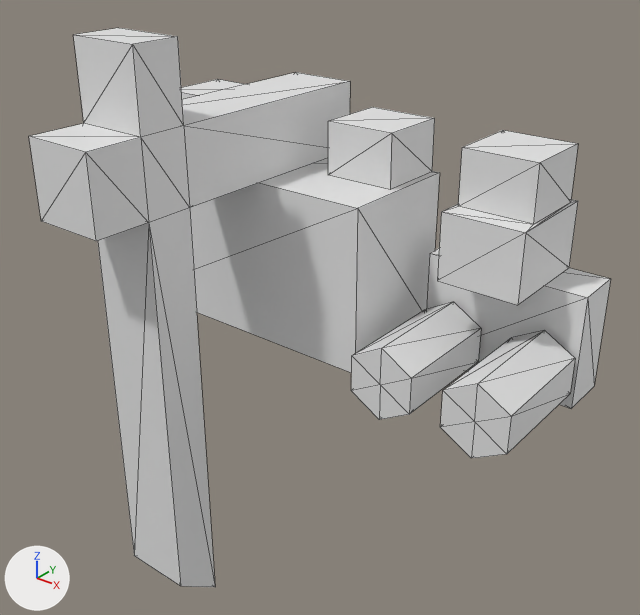
Two versions of the glTF model app/public/models/TruckStation.glb, one commit apart.
One viewpoint serves both versions: a camera (50 mm lens) standing at (1616.0, -2082.0, 1717.0) and looking at (315.0, -455.0, 709.0). The lights are fixed; the arrows at lower left show +X, +Y and +Z. Mesh edges are drawn as thin lines. Vertices at the same position are counted once.

The first picture shows 'TruckStation'.
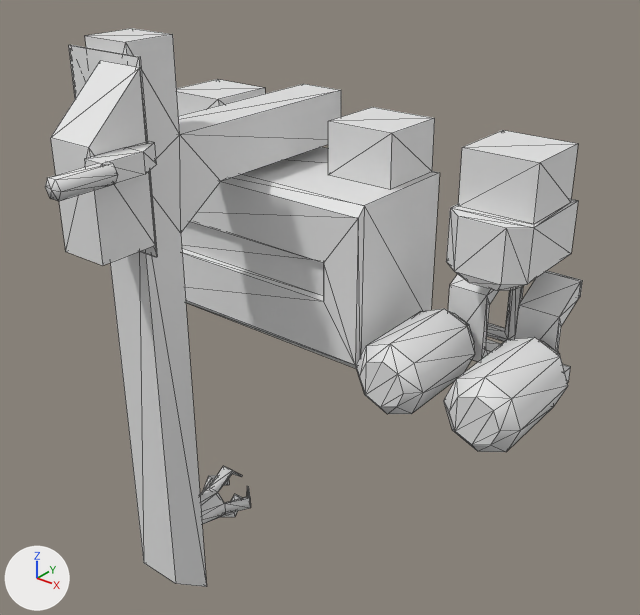
Commit message: Add new model for truck station

Patch to the scene script:
```diff
--- a/app/public/models/TruckStation.glb.py
+++ b/app/public/models/TruckStation.glb.py
@@ me_cube_021 @@
 # used by ob_truckstation; location = (0.0, 0.0, 0.0)
-me_cube_021.from_pydata(...)  # 100 vertices, 164 faces; spans x -430.0..920.0, y -970.0..-50.0, z -200.0..1400.0
+me_cube_021.from_pydata(...)  # 353 vertices, 622 faces; spans x -430.0..928.0, y -1108.0..-50.0, z -211.0..1400.0
+# me_cube_021 part 1: a new loose piece, a box spanning x -127.1..111.9, y -816.6..-812.3, z 915.1..1374.4
+# me_cube_021 part 2: the loose piece of 24 vertices spanning x -100.0..100.0, y -970.0..-50.0, z -200.0..1400.0 is rebuilt with 20 vertices and now spans x -69.0..69.0, y -812.0..-50.0, z -211.0..1400.0
+# me_cube_021 part 3: the loose piece of 14 vertices spanning x 483.0..657.0, y -540.0..-210.0, z 510.0..710.0 is rebuilt with 32 vertices and now spans x 472.0..672.0, y -539.0..-207.0, z 510.0..710.0
+# me_cube_021 part 4: the loose piece of 14 vertices spanning x 743.0..917.0, y -540.0..-210.0, z 510.0..710.0 is rebuilt with 32 vertices and now spans x 728.0..928.0, y -539.0..-207.0, z 510.0..710.0
+# me_cube_021 part 5: the loose piece of 8 vertices spanning x 480.0..920.0, y -196.0..-56.0, z 510.0..820.0 is rebuilt with 62 vertices and now spans x 554.0..846.0, y -207.0..-99.0, z 594.0..824.0
+# me_cube_021 part 6: a new loose piece of 56 vertices spanning x -89.0..89.0, y -696.0..-472.0, z -89.0..89.0
+# me_cube_021 part 7: a new loose piece of 24 vertices spanning x 745.0..855.0, y -192.0..-70.0, z 507.0..803.0
+# me_cube_021 part 8: a new loose piece of 24 vertices spanning x 545.0..655.0, y -192.0..-70.0, z 507.0..803.0
+# me_cube_021 part 9: a new loose piece of 13 vertices spanning x 138.0..188.0, y -1108.0..-963.0, z 1145.0..1188.0
+# me_cube_021 part 10
+# 9 vertices are removed from x -430.0..810.0, y -440.0..-56.0, z 540.0..1000.0
+# 26 faces are deleted
+# 1 vertex moves from x 590.0, y -336.0, z 820.0 to x 590.0, y -56.0, z 859.0
+# 45 vertices are added at x -430.0..810.0, y -984.0..-56.0, z 540.0..1352.0
+# 6 new vertices lie (0.0, 0.0, 50.0) away from vertices in x 112.0..168.0, y -984.0..-806.0, z 1141.0
+# 100 new faces join them
+# me_cube_021 part 11: the surface is now shaded smooth
```

Pixel boxes (x1, y1, x2, y2) of what changed, in the pictures (640 x 615 px):
'TruckStation', reshaped (8% narrower)
    before: (29, 28, 611, 587)
    after: (45, 28, 583, 587)
part 1 of me_cube_021, added
    after: (69, 45, 157, 257)
part 2 of me_cube_021, rebuilt (20% narrower)
    before: (29, 28, 350, 587)
    after: (85, 28, 341, 587)
part 3 of me_cube_021, rebuilt (8% narrower, 11% shorter)
    before: (351, 302, 481, 420)
    after: (356, 309, 475, 414)
part 4 of me_cube_021, rebuilt (8% narrower, 10% shorter)
    before: (440, 330, 575, 458)
    after: (444, 337, 568, 452)
part 5 of me_cube_021, rebuilt
    before: (427, 249, 611, 409)
    after: (487, 286, 524, 342)
part 6 of me_cube_021, added
    after: (200, 466, 251, 525)
part 7 of me_cube_021, added
    after: (515, 271, 583, 383)
part 8 of me_cube_021, added
    after: (448, 274, 501, 362)
part 9 of me_cube_021, added
    after: (45, 163, 118, 201)
part 10 of me_cube_021, built on
    before: (190, 158, 578, 373)
    after: (51, 61, 578, 368)
